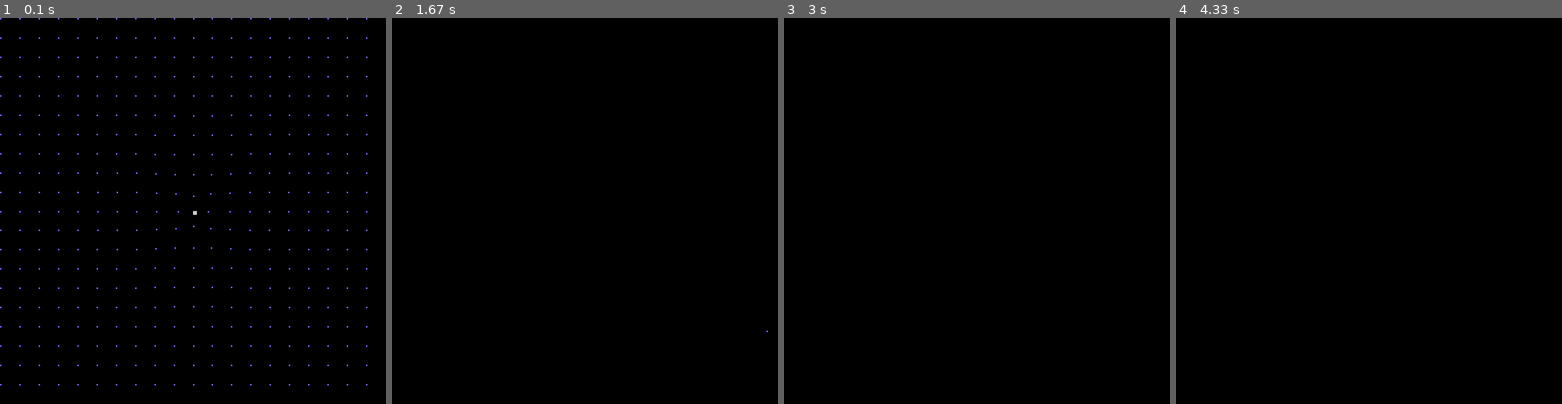
Above: before the commit, frames 1-4 (left to right).
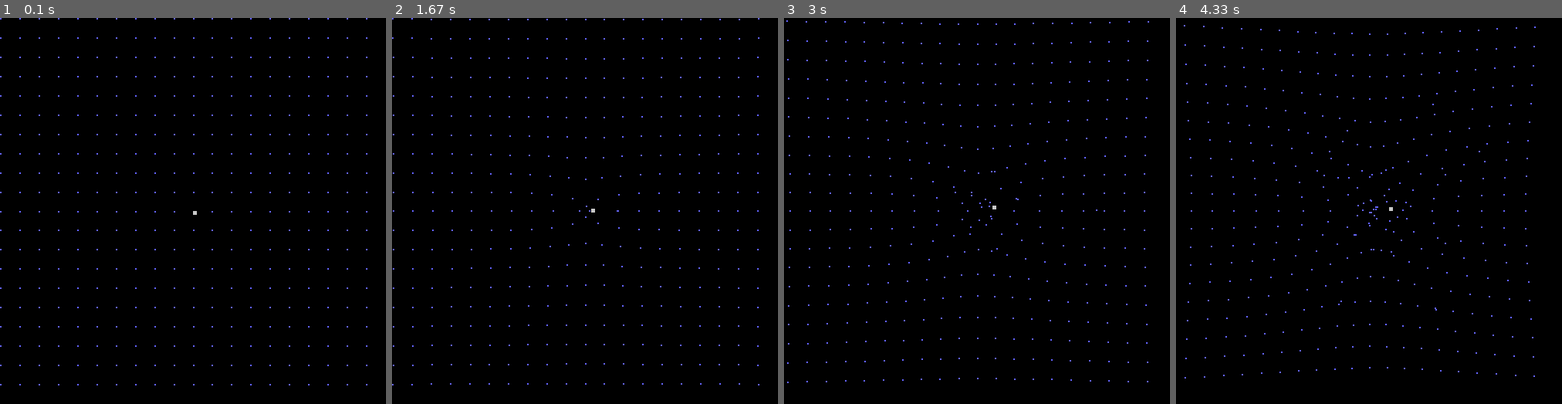
Above: after the commit, the same moments.

Repository: Bri9k/pygame_exploration
Game: pygame game, started from physics.py
The game is run twice, just before and just after one commit, with the same random seed, the same clock (stepped at 60 frames per second) and the same inputs.
Inputs:
- Up to frame 1 (0.1 s): no input
- Up to frame 2 (1.67 s): hold Right 0.33-0.8 s; hold Up 0.83-1.33 s; hold Right from 1.37 s (still down)
- Up to frame 3 (3 s): release Right at 2.1 s; hold Left 2.13-2.98 s
- Up to frame 4 (4.33 s): hold Down 3.02-3.93 s; hold Left from 3.97 s (still down)

The runs differ from the first frame. In frame 1, 0.2% of the frame differs, in the area x 25-76%, y 25-76%; in frame 2, 0.7%, in the area x 0-98%, y 0-96%; in frame 3, 0.7%; in frame 4, 0.6%.

Commit message:
added json save facility for class automaton

Diff:
--- a/automata.py
+++ b/automata.py
@@ -1,28 +1,80 @@
+import os
+import json
+
 def norule(bitmap, length, breadth, i, j):
         # no change in values in bitmap
         return bitmap[i][j]
 
 class cellularAutomaton:
 
-    """Rule is a function that takes bitmap, and returns nextbitmap[i][j] """
     def __init__(self, bitmap, rule = None):
+
+        """Rule is a function that takes bitmap, and returns nextbitmap[i][j] """
         self.length = len(bitmap) # number of rows
         self.breadth = len(bitmap[0]) # number of columns
-        self.bitmap = [bitmap[i][:] for i in range(len(bitmap))]
+
+        self.bitmap1 = [bitmap[i][:] for i in range(len(bitmap))]
+        self.bitmap2 = [bitmap[i][:] for i in range(len(bitmap))]
+
+        self.first = True
+
         if rule is None:
             self.rule = norule
         else:
             self.rule = rule
 
+    def currbitmap(self):
+        """ Returns the active bitmap (the one to be shown to public)"""
+        if self.first:
+            return self.bitmap1
+        else:
+            return self.bitmap2
+
+    def swapmap(self):
+        """ Returns the inactive bitmap """
+        if self.first:
+            return self.bitmap2
+        else:
+            return self.bitmap1
+
     def propagate(self, rule=None):
+        """ Applies rule to automaton. If no rule specified, uses the rule specified in constructor"""
         if rule is None:
             rule = self.rule
 
-        copyofbitmap = [[self.bitmap[i][j] for j in range(self.breadth)] for i in range(self.length)]
+        seed = self.currbitmap()
+        canvas = self.swapmap()
 
         for i in range(self.length):
             for j in range(self.breadth):
-                self.bitmap[i][j] = rule(copyofbitmap, self.length, self.breadth, i, j)
+                canvas[i][j] = rule(seed, self.length, self.breadth, i, j)
+
+        # flip canvas and seed
+        self.first = not self.first
 
     def cell(self, i, j):
-        return self.bitmap[i][j]
+        """ Returns ijth cell of automaton """
+        canvas = self.currbitmap()
+        return canvas[i][j]
+
+    def savefile_handler(self, filename):
+        """ Saves current active bitmap to <filename>"""
+        bitmap = self.currbitmap()
+
+        if os.path.isfile(filename):
+            os.remove(filename)
+
+        fp = open(filename, "w")
+
+        fp.write(json.dumps(bitmap))
+
+    def read_saved(self, filename):
+        """ Loads json bitmap stored in filename to both active and inactive bitmaps"""
+        if os.path.isfile(filename):
+            fp = open(filename, "r")
+            json_str = fp.read()
+            self.bitmap1 = json.loads(json_str)
+            self.bitmap2 = json.loads(json_str)
+            print("Loaded:")
+            print(self.bitmap1)
+            fp.close()
--- a/physics.py
+++ b/physics.py
@@ -85,4 +85,4 @@
     pygame.display.flip()
 
     # wait- otherwise the box runs out of the screen- too many key presses
-    clock.tick(30)
+    clock.tick(3)
--- /dev/null
+++ b/rules.py
@@ -0,0 +1,32 @@
+def mann(bitmap, length, breadth, i, j):
+    if i == length - 1 or j == breadth - 1 or i == 0 or j == 0:
+        return False
+
+    count = 0
+    for a in range(i - 1, i + 2):
+        for b in range(j - 1, j + 2):
+            if (not (i == a and b == j)) and bitmap[a][b]:
+                count += 1
+
+    # loneliness or overcrowding
+    if count % 3 == 1:
+        return True
+    else:
+        return False
+
+def conway(bitmap, length, breadth, i, j):
+    # kill the edge case headaches
+    if i == length - 1 or j == breadth - 1 or i == 0 or j == 0:
+        return bitmap[i][j]
+
+    count = 0
+    for a in range(i - 1, i + 2):
+        for b in range(j - 1, j + 2):
+            if (not (i == a and b == j)) and bitmap[a][b]:
+                count += 1
+
+    # loneliness or overcrowding
+    if count <= 2 or count >= 5:
+        return False
+    else:
+        return True
--- a/runmata.py
+++ b/runmata.py
@@ -1,49 +1,16 @@
 from automata import *
+import rules
 import random
 import pygame
 import sys
 
-def mann(bitmap, length, breadth, i, j):
-    if i == length - 1 or j == breadth - 1 or i == 0 or j == 0:
-        return False
-
-    count = 0
-    for a in range(i - 1, i + 2):
-        for b in range(j - 1, j + 2):
-            if (not (i == a and b == j)) and bitmap[a][b]:
-                count += 1
-
-    # loneliness or overcrowding
-    if count % 3 == 1:
-        return True
-    elif i == length // 2 and j == breadth // 2:
-        return True
-    else:
-        return False
-
-def conway(bitmap, length, breadth, i, j):
-    # kill the edge case headaches
-    if i == length - 1 or j == breadth - 1 or i == 0 or j == 0:
-        return bitmap[i][j]
-
-    count = 0
-    for a in range(i - 1, i + 2):
-        for b in range(j - 1, j + 2):
-            if (not (i == a and b == j)) and bitmap[a][b]:
-                count += 1
-
-    # loneliness or overcrowding
-    if count <= 2 or count >= 5:
-        return False
-    else:
-        return True
-
 height = int(sys.argv[1])
 breadth = int(sys.argv[2])
 
-bitmap = [[True] * breadth for i in range(height)]
+bitmap = [[False] * breadth for i in range(height)]
+bitmap[height // 2][breadth // 2] = True
 
-dale = cellularAutomaton(bitmap, mann)
+dale = cellularAutomaton(bitmap, rules.mann)
 
 side = 10
 pygame.init()
--- /dev/null
+++ b/savemata.py
@@ -0,0 +1,56 @@
+from automata import *
+import rules
+import random
+import pygame
+import sys
+import os
+import json
+
+height = int(sys.argv[1])
+breadth = int(sys.argv[2])
+
+bitmap = [[False] * breadth for i in range(height)]
+bitmap[height // 2][breadth // 2] = True
+
+currentpropagator = rules.mann
+
+dale = cellularAutomaton(bitmap, currentpropagator)
+
+side = 10
+pygame.init()
+screensize = [dale.length * side, dale.breadth * side]
+screen = pygame.display.set_mode(screensize)
+clock = pygame.time.Clock()
+
+going = True
+paused = False
+while going:
+    for event in pygame.event.get():
+        if event.type == pygame.QUIT:
+            going = False
+
+        if event.type == pygame.KEYDOWN:
+            if event.key == pygame.K_SPACE:
+                # pause
+                paused = not paused
+
+            if event.key == pygame.K_s:
+                # save to file
+                dale.savefile_handler("mapsv.txt")
+
+            if event.key == pygame.K_l:
+                # read from file
+                dale.read_saved("mapsv.txt")
+
+    if not paused:
+
+        dale.propagate()
+
+        screen.fill((0, 0, 0))
+        for i in range(height):
+            for j in range(breadth):
+                if(dale.cell(i, j)):
+                    pygame.draw.rect(screen, (255, 255, 255), pygame.Rect(i * side, j * side, side - 1, side - 1), 0)
+
+        pygame.display.flip()
+        clock.tick(7)
Not shown, changed: tags
Not shown, changed: .gitignore
